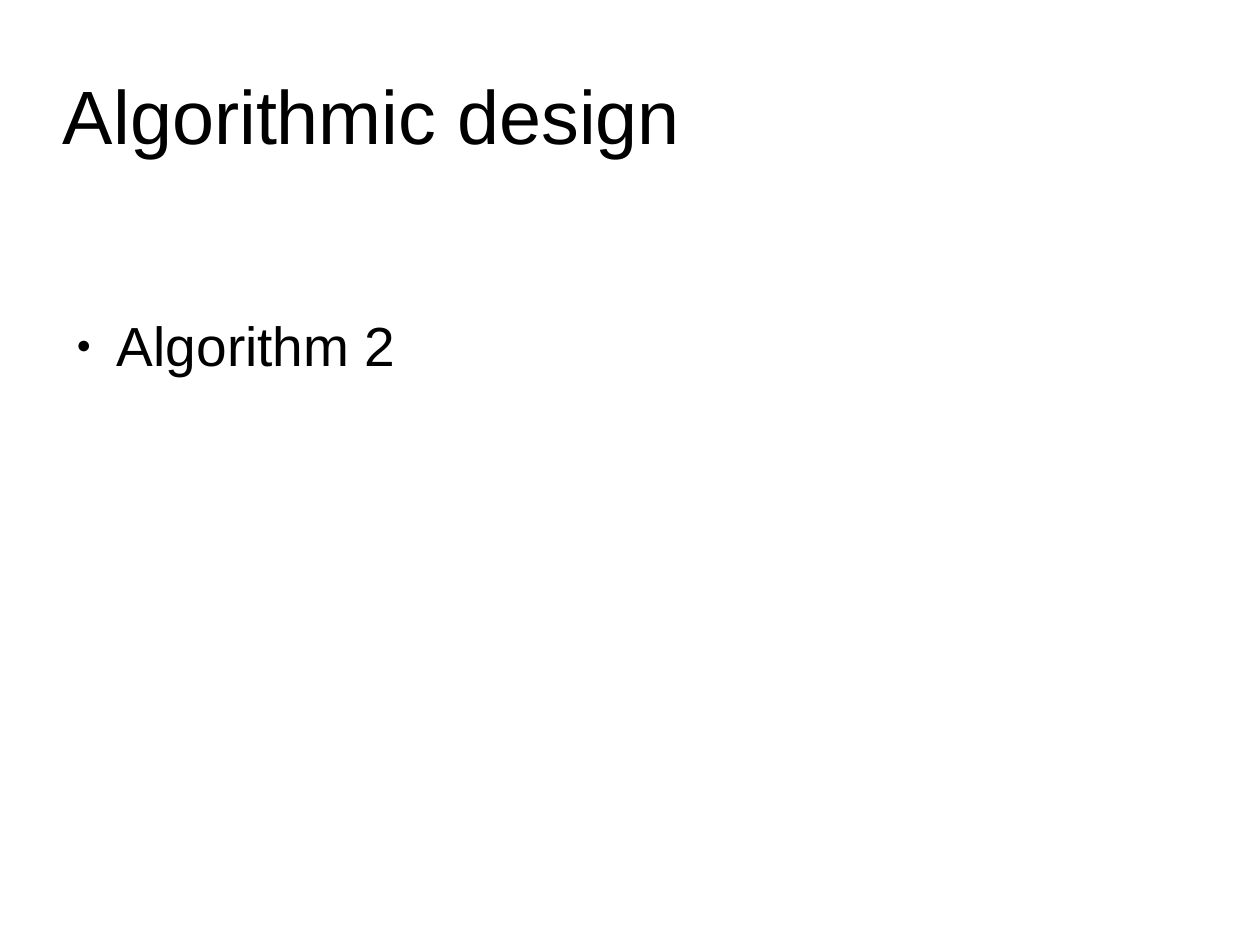
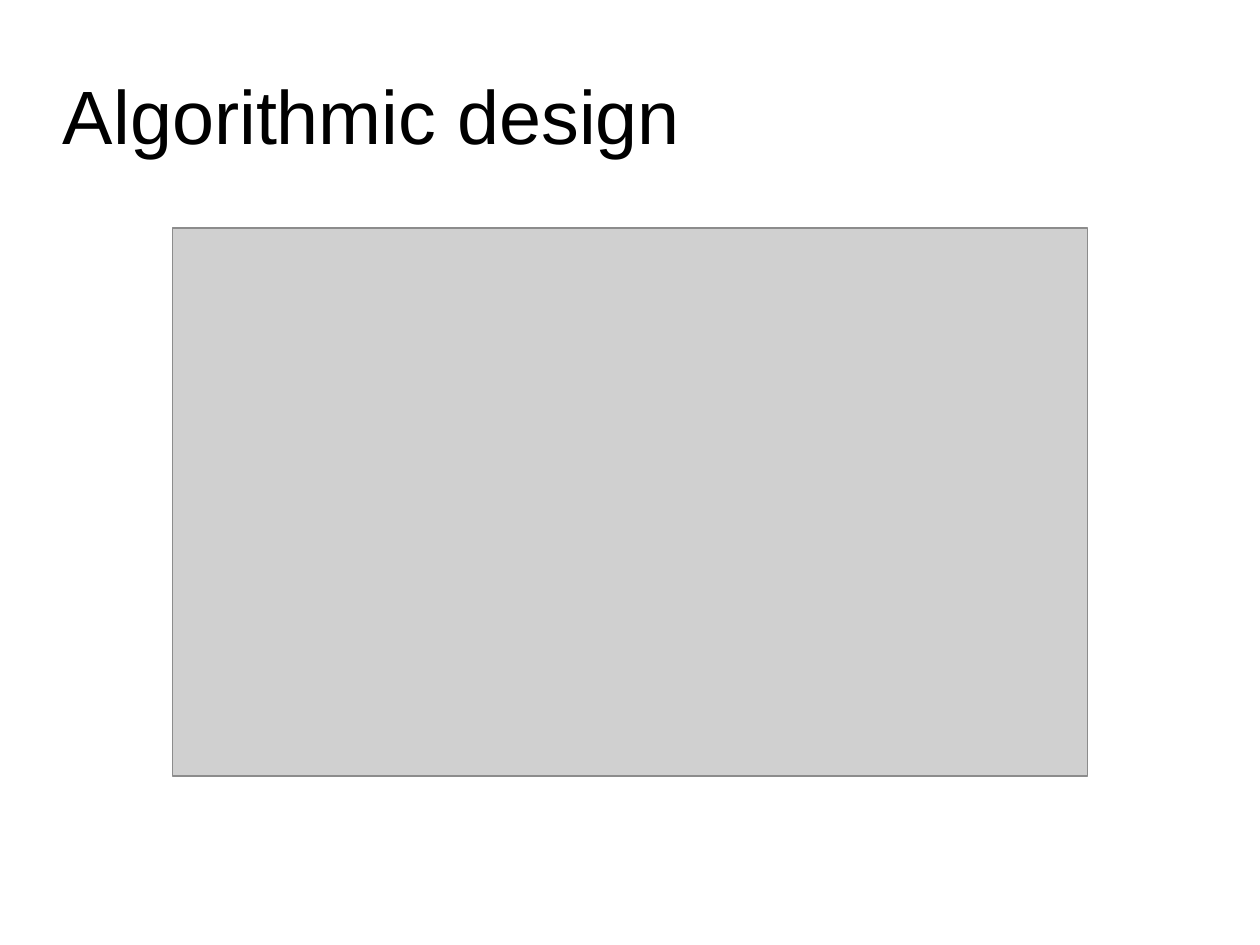
Before and after one commit to laodice/IMT3591_Artificial_Intelligence, a slide deck: slide 6 of Presentation/Smart-Car-Presentation-2.odp. Drawn at 1260x945 pixels with LibreOffice and Linux fonts; fonts in the diff are those of the drawing; grey boxes stand for pictures; background and template pictures are left out. Boxes give left, top, right and bottom in pixels: in the first picture for what was removed or moved away, otherwise in the second. Text is boxed around its words. In the diff, an @@ line names an element or a change of style, - is before the commit and + after.

```diff
--- a/Presentation/Smart-Car-Presentation-2.odp
+++ b/Presentation/Smart-Car-Presentation-2.odp
@@ picture added at box(173, 228, 1088, 775) @@
@@ text removed at box(117, 326, 396, 376) @@
-● Algorithm 2
```
Also in this commit, not shown: 1 other slide changed, 5 other files.
